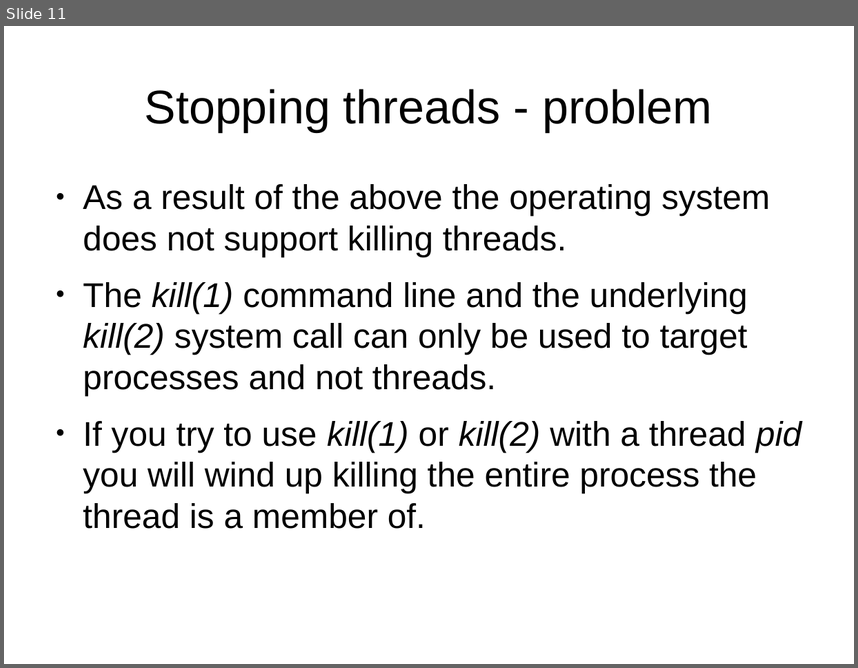
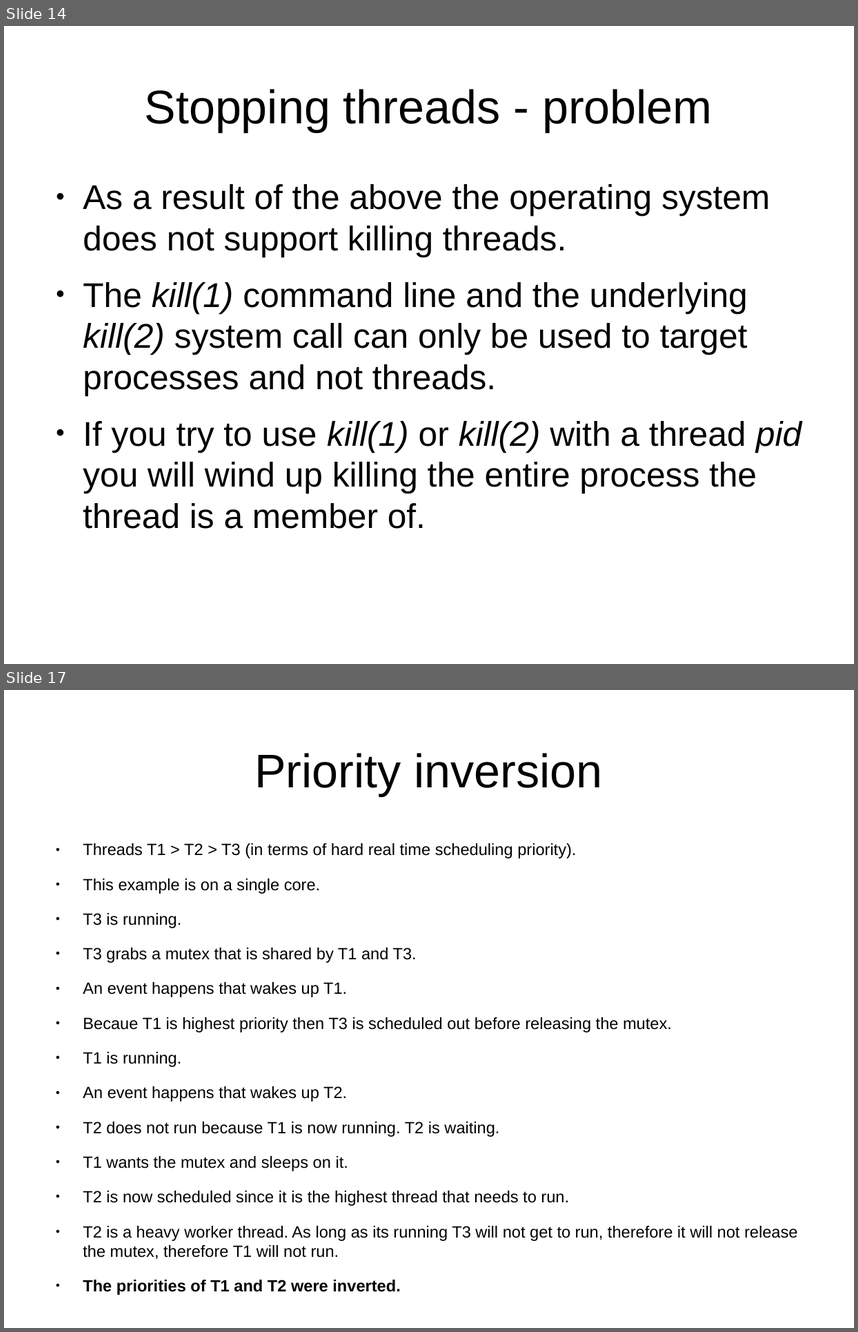
Before and after one commit to kalmuthu/slides, a slide deck: odp/pthreads_linux.odp. Shown one above the other, each under a label of ours: slide 11 before the commit, slides 14 and 17 after it; the slides between them are not shown. The pictures are 858x668 and 858x1332 pixels, drawn with LibreOffice and Linux fonts; fonts in the diff are those of the drawing. Boxes give left, top, right and bottom in pixels: in the first picture for what was removed or moved away, otherwise in the second. Text is boxed around its words. In the diff, an @@ line names an element or a change of style, - is before the commit and + after.

```diff
--- a/odp/pthreads_linux.odp
+++ b/odp/pthreads_linux.odp
@@ slide 17 added at [4,690,854,1328], background #FFFFFF @@
@@ title added at [254,753,603,796], 44 pt, text #000000 @@
+Priority inversion
@@ text added at [83,843,797,1294], 15.2 pt, text #000000 @@
+● Threads T1 > T2 > T3 (in terms of hard real time scheduling priority).
+● This example is on a single core.
+● T3 is running.
+● T3 grabs a mutex that is shared by T1 and T3.
+● An event happens that wakes up T1.
+● Becaue T1 is highest priority then T3 is scheduled out before releasing the mutex.
+● T1 is running.
+● An event happens that wakes up T2.
+● T2 does not run because T1 is now running. T2 is waiting.
+● T1 wants the mutex and sleeps on it.
+● T2 is now scheduled since it is the highest thread that needs to run.
+● T2 is a heavy worker thread. As long as its running T3 will not get to run, therefore it will not release the mutex, therefore T1 will not run.
+● The priorities of T1 and T2 were inverted.
@@ what was slide 11 is now slide 14 @@
```
Also in this commit, not shown: 10 other slides added.
